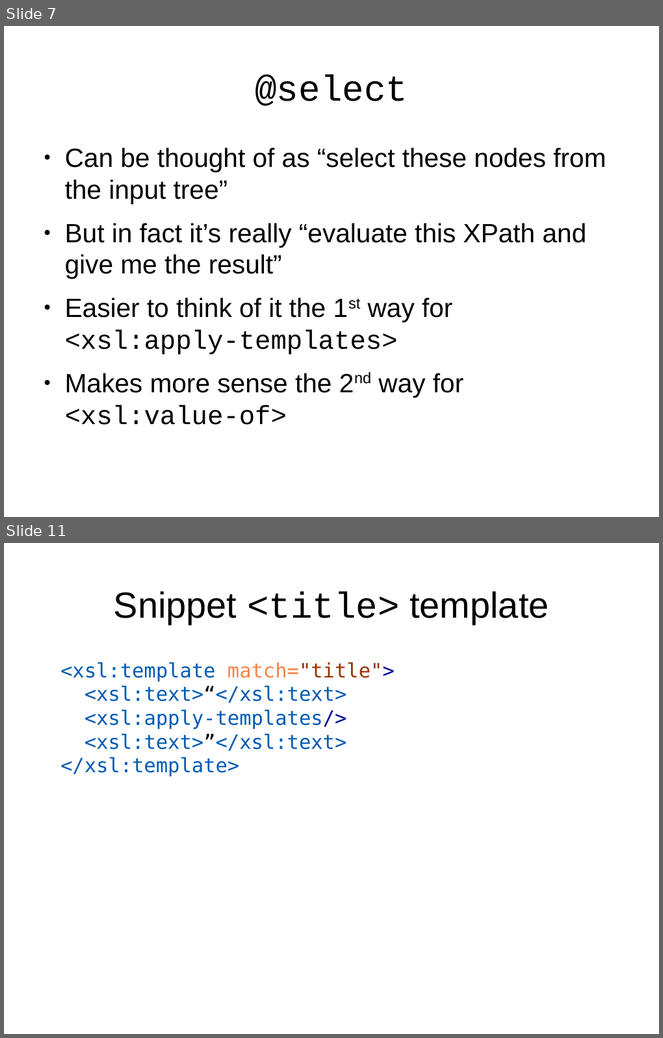
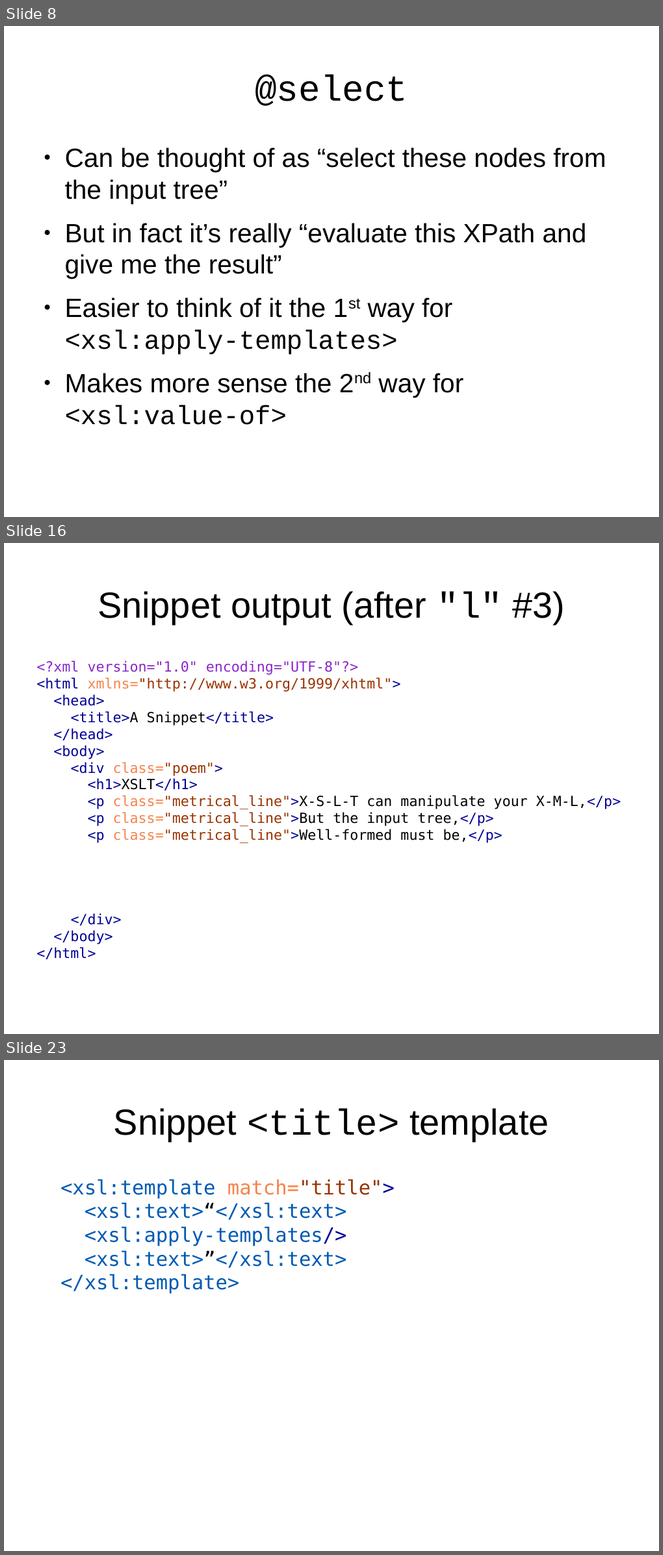
Before and after one commit to martindholmes/XSLT_workshops, a slide deck: intro/presentations/06_processing_model.odp. Shown one above the other, each under a label of ours: slides 7 and 11 before the commit, slides 8, 16 and 23 after it; the slides between them are not shown. The pictures are 663x1038 and 663x1555 pixels, drawn with LibreOffice and Linux fonts; fonts in the diff are those of the drawing. Boxes give left, top, right and bottom in pixels: in the first picture for what was removed or moved away, otherwise in the second. Text is boxed around its words. In the diff, an @@ line names an element or a change of style, - is before the commit and + after.

```diff
--- a/intro/presentations/06_processing_model.odp
+++ b/intro/presentations/06_processing_model.odp
@@ slide 16 added at bbox=[4, 543, 659, 1034], background #FFFFFF @@
@@ title added at bbox=[98, 591, 566, 624], 44 pt, text #000000 @@
+Snippet output (after "l" #3)
@@ text added at bbox=[36, 661, 621, 960], 17 pt, text #000096 @@
+<?xml version="1.0" encoding="UTF-8"?>
+<html xmlns="http://www.w3.org/1999/xhtml">
+<head>
+<title>A Snippet</title>
+</head>
+<body>
+<div class="poem">
+<h1>XSLT</h1>
+<p class="metrical_line">X-S-L-T can manipulate your X-M-L,</p>
+<p class="metrical_line">But the input tree,</p>
+<p class="metrical_line">Well-formed must be,</p>
+</div>
+</body>
+</html>
@@ what was slide 7 is now slide 8 @@
@@ what was slide 11 is now slide 23 @@
```
Also in this commit, not shown: 4 slides changed, 11 other slides added, 1 other file.
